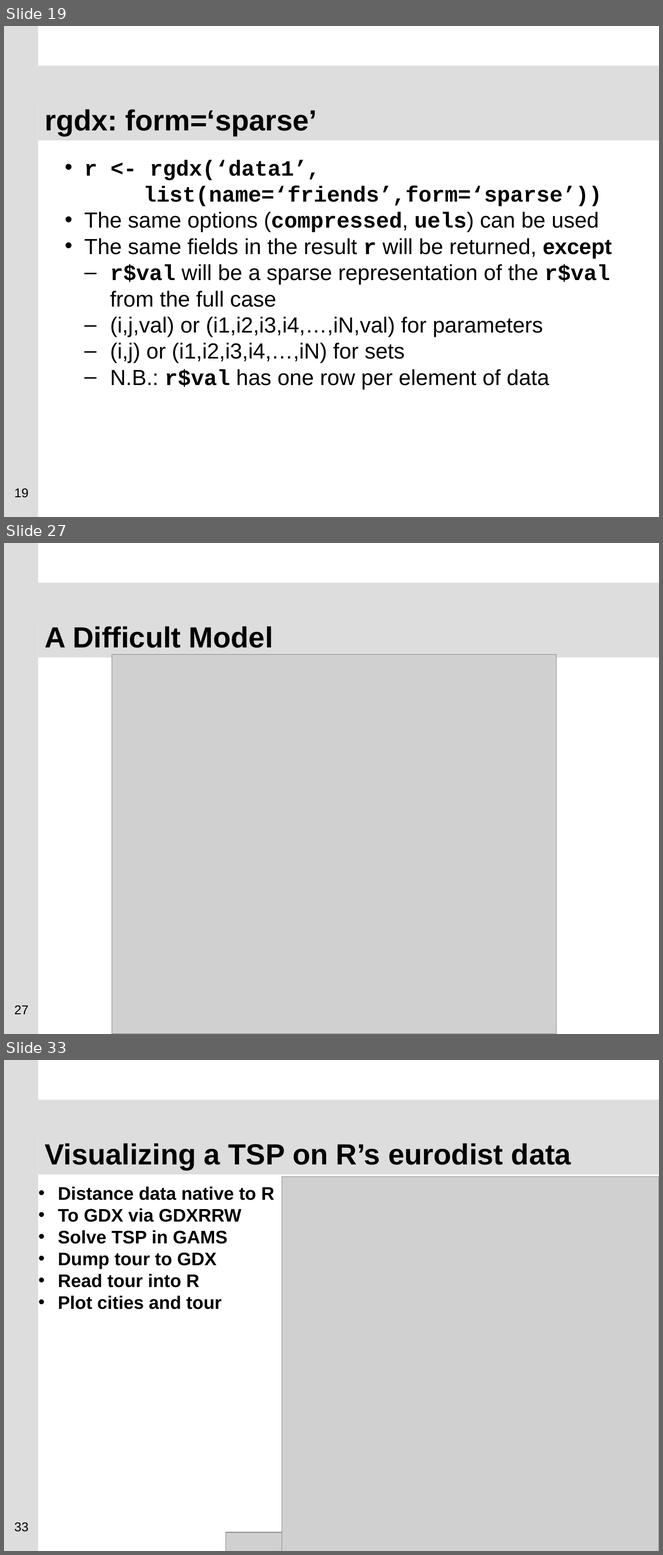
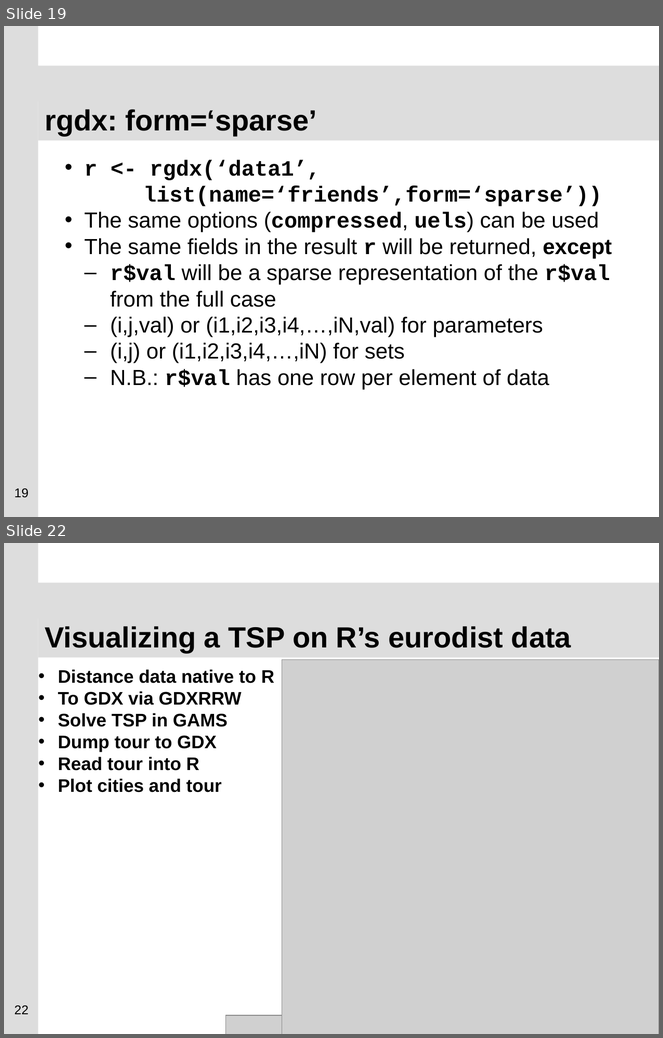
Before and after one commit to GAMS-dev/gdxrrw, a slide deck: sandbox/ISMP_Berlin_2012_GDXRRW.pptx. Shown one above the other, each under a label of ours: slides 19, 27 and 33 before the commit, slides 19 and 22 after it; the slides between them are not shown. The pictures are 663x1555 and 663x1038 pixels, drawn with LibreOffice and Linux fonts; fonts in the diff are those of the drawing; grey boxes stand for pictures; background and template pictures are left out. Boxes give left, top, right and bottom in pixels: in the first picture for what was removed or moved away, otherwise in the second. Text is boxed around its words. In the diff, an @@ line names an element or a change of style, - is before the commit and + after.

```diff
--- a/sandbox/ISMP_Berlin_2012_GDXRRW.pptx
+++ b/sandbox/ISMP_Berlin_2012_GDXRRW.pptx
@@ slide 27 removed at (4, 543, 659, 1034), background #FFFFFF; not listed: 2 template elements that a slide beside it also shows @@
@@ title removed at (45, 626, 273, 648) @@
-A Difficult Model
@@ picture removed at (112, 654, 557, 1034) @@
@@ page number removed at (14, 1006, 28, 1015) @@
-27
@@ what was slide 33 is now slide 22 @@
@@ page number at (14, 1006, 28, 1015): text changed @@
-33
+22
```
Also in this commit, not shown: 9 slides changed, 1 slide added, 10 other slides removed.
